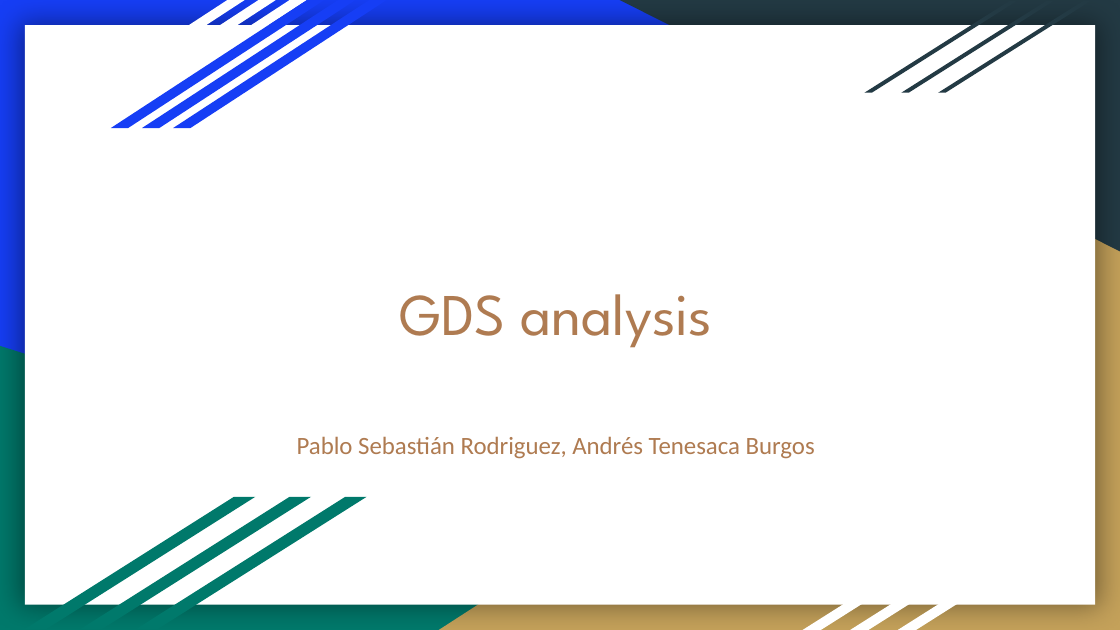
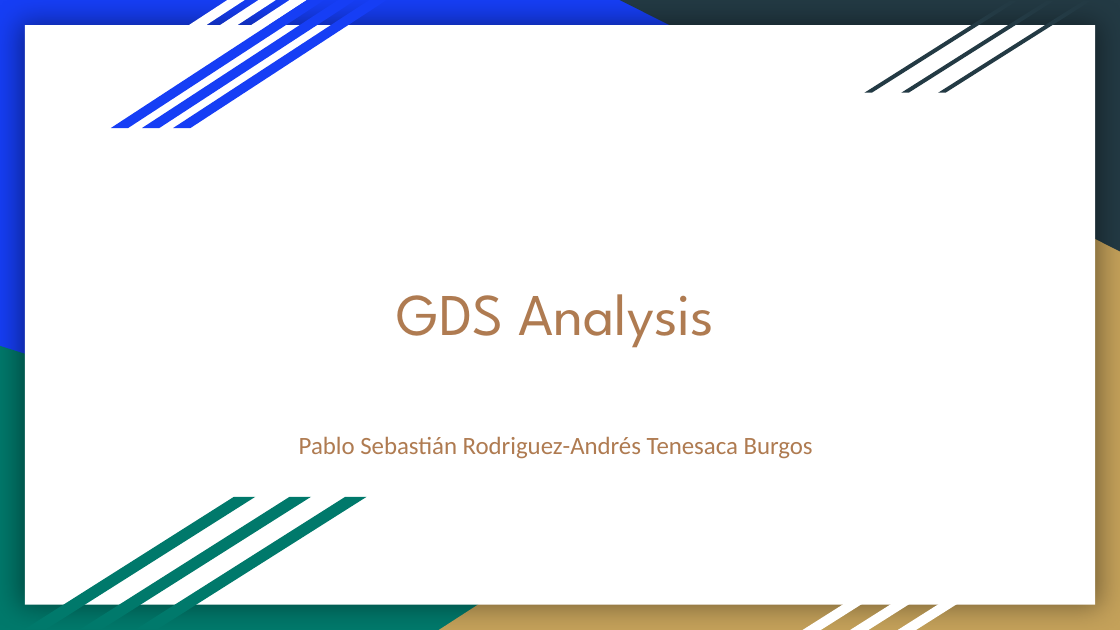
Before and after one commit to atenesaca/M12_Project, a slide deck: slide 1 of presentation/GDS presentation.pptx. Drawn at 1120x630 pixels with LibreOffice and Linux fonts; fonts in the diff are those of the drawing. Boxes give left, top, right and bottom in pixels: in the first picture for what was removed or moved away, otherwise in the second. Text is boxed around its words. In the diff, an @@ line names an element or a change of style, - is before the commit and + after.

```diff
--- a/presentation/GDS presentation.pptx
+++ b/presentation/GDS presentation.pptx
@@ title at [397,294,714,348]: text changed @@
-GDS analysis
+GDS Analysis
@@ subtitle at [299,436,813,459]: text changed @@
-Pablo Sebastián Rodriguez, Andrés Tenesaca Burgos
+Pablo Sebastián Rodriguez-Andrés Tenesaca Burgos
```
Also in this commit, not shown: 1 other slide changed, 8 slides added, 9 slides removed, 3 other files.
